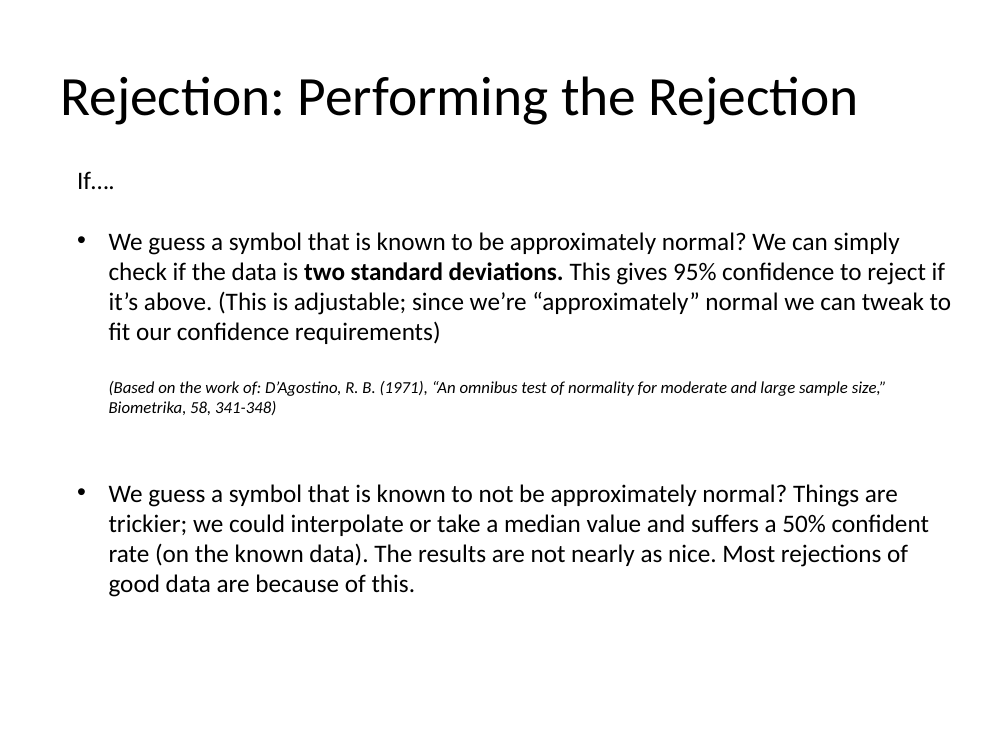
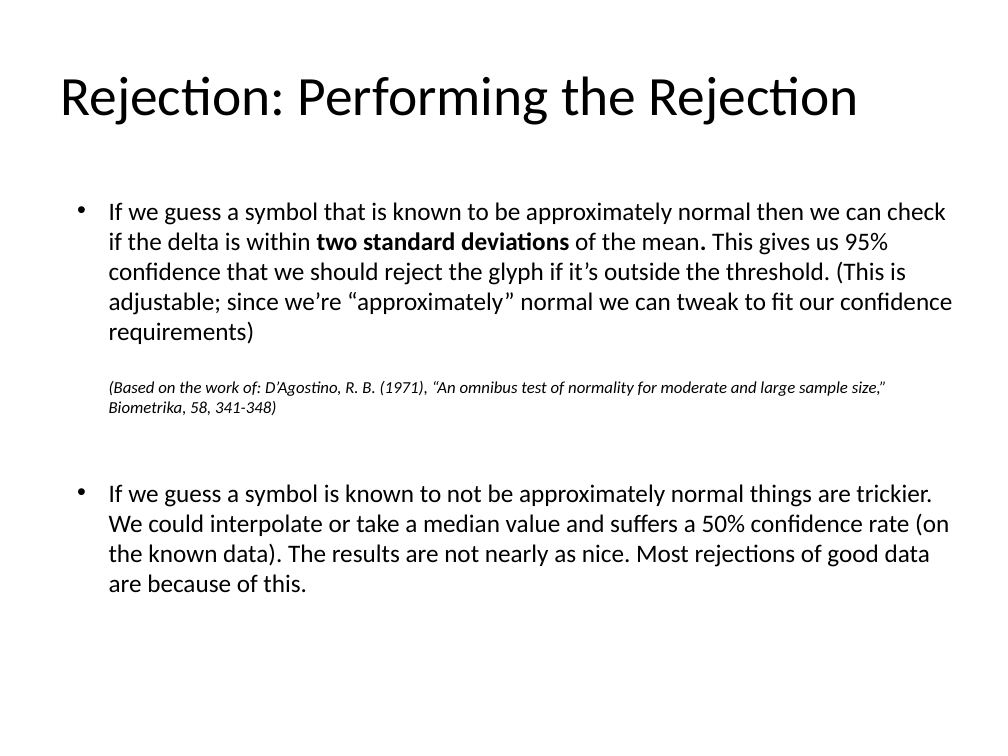
Before and after one commit to hilts-vaughan/cp467, a slide deck: slide 12 of Mean Vector Clustering w.pptx. Drawn at 1008x756 pixels with LibreOffice and Linux fonts; fonts in the diff are those of the drawing. Boxes give left, top, right and bottom in pixels: in the first picture for what was removed or moved away, otherwise in the second. Text is boxed around its words. In the diff, an @@ line names an element or a change of style, - is before the commit and + after.

Commit message:
Mean vector proofing

```diff
--- a/Mean Vector Clustering w.pptx
+++ b/Mean Vector Clustering w.pptx
@@ text at (x1=109, y1=202, x2=952, y2=593): text changed @@
-If….
-• We guess a symbol that is known to be approximately normal? We can simply check if the data is two standard deviations. This gives 95% confidence to reject if it’s above. (This is adjustable; since we’re “approximately” normal we can tweak to fit our confidence requirements)
-  (Based on the work of: D’Agostino, R. B. (1971), “An omnibus test of normality for moderate and large sample size,” Biometrika, 58, 341-348)
-• We guess a symbol that is known to not be approximately normal? Things are trickier; we could interpolate or take a median value and suffers a 50% confident rate (on the known data). The results are not nearly as nice. Most rejections of good data are because of this.
+• If we guess a symbol that is known to be approximately normal then we can check if the delta is within two standard deviations of the mean. This gives us 95% confidence that we should reject the glyph if it’s outside the threshold. (This is adjustable; since we’re “approximately” normal we can tweak to fit our confidence requirements)
+  (Based on the work of: D’Agostino, R. B. (1971), “An omnibus test of normality for moderate and large sample size,” Biometrika, 58, 341-348)
+• If we guess a symbol is known to not be approximately normal things are trickier. We could interpolate or take a median value and suffers a 50% confidence rate (on the known data). The results are not nearly as nice. Most rejections of good data are because of this.
```
Also in this commit, not shown: 1 other slide changed.
